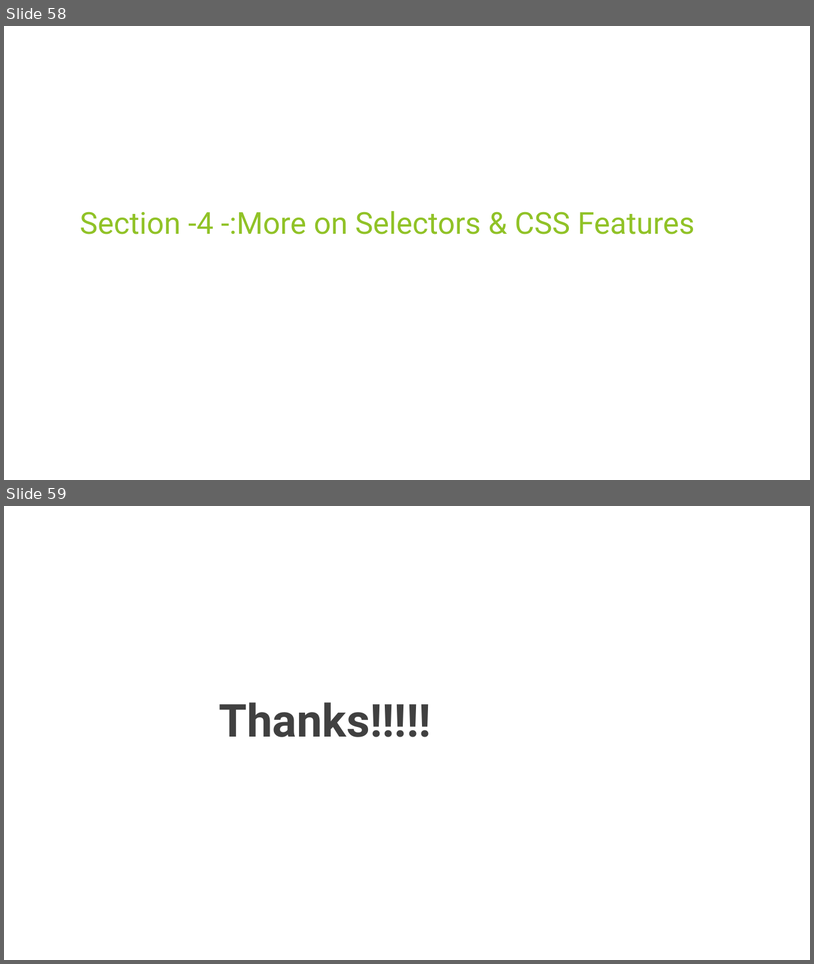
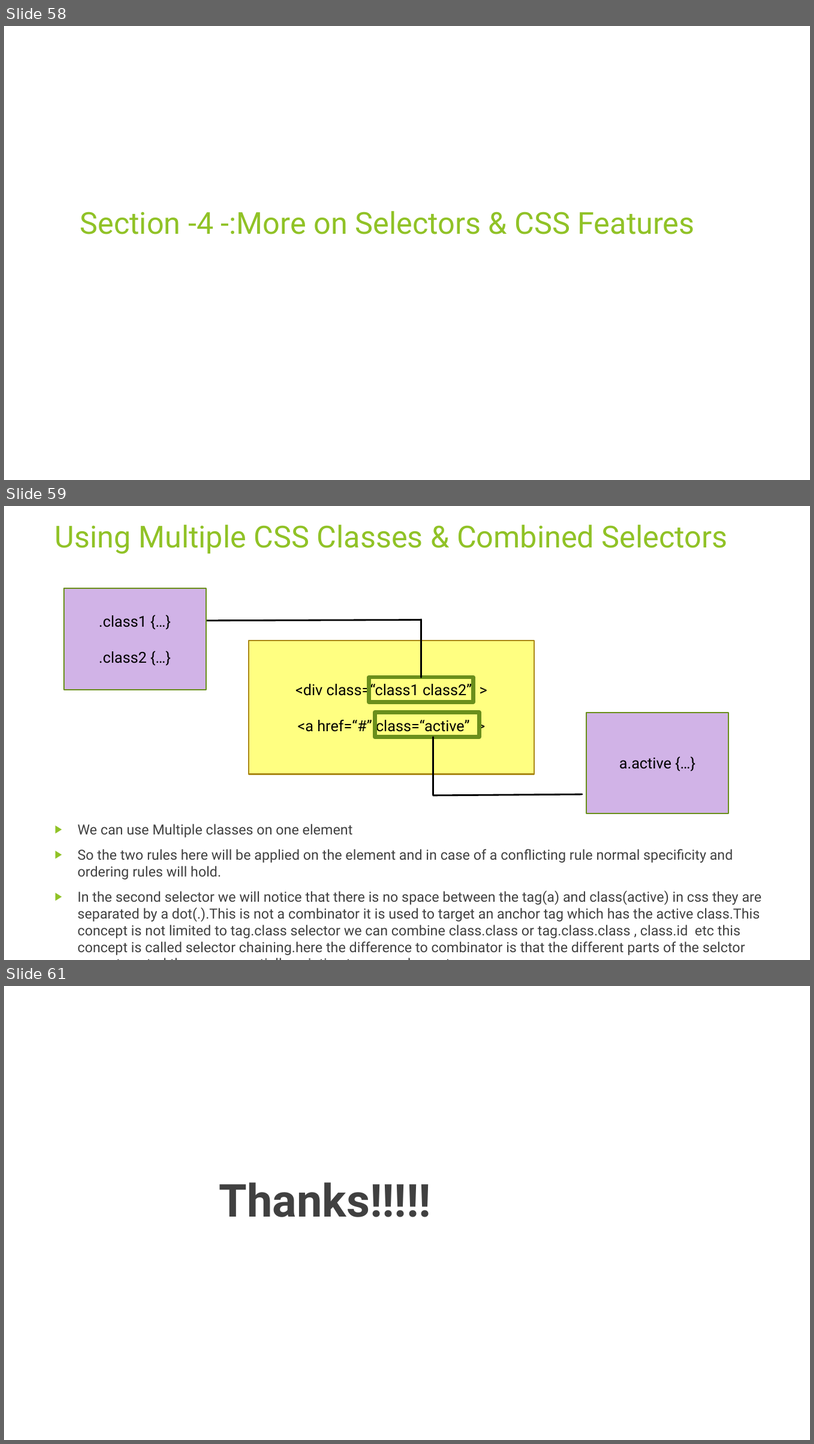
Before and after one commit to rudhrainfogain/CSS, a slide deck: PPT/Css-v4.pptx. Shown one above the other, each under a label of ours: slides 58 and 59 before the commit, slides 58, 59 and 61 after it; the slides between them are not shown. The pictures are 814x964 and 814x1444 pixels, drawn with LibreOffice and Linux fonts; fonts in the diff are those of the drawing. Boxes give left, top, right and bottom in pixels: in the first picture for what was removed or moved away, otherwise in the second. Text is boxed around its words. In the diff, an @@ line names an element or a change of style, - is before the commit and + after.

Commit message:
MultipleCssClassesAndCombinedSelector

```diff
--- a/PPT/Css-v4.pptx
+++ b/PPT/Css-v4.pptx
@@ slide 59 added at [4,506,810,960], background #FFFFFF @@
@@ title added at [55,525,728,554], 36 pt, text #90C226 @@
+Using Multiple CSS Classes & Combined Selectors
@@ rectangle added at [64,588,206,690], fill #D1B3E7, outline #6B901C 1.5 pt, 18 pt, text #000000 @@
+.class1 {…}
+.class2 {…}
@@ line added from (422, 620) to (206, 621), #000000 2 pt @@
@@ line added from (422, 677) to (422, 619), #000000 2 pt @@
@@ rectangle added at [249,641,535,774], fill #FFFF81, outline #AA8916 1.5 pt, 18 pt, text #000000 @@
+<div class=“class1 class2” >
+<a href=“#” class=“active” >
@@ rectangle added at [369,677,473,702], outline #6B901C 4.75 pt @@
@@ rectangle added at [375,712,479,737], outline #6B901C 4.75 pt @@
@@ rectangle added at [587,712,729,813], fill #D1B3E7, outline #6B901C 1.5 pt, 18 pt, text #000000 @@
+a.active {…}
@@ line added from (434, 795) to (434, 737), #000000 2 pt @@
@@ line added from (582, 794) to (434, 795), #000000 2 pt @@
@@ text added at [78,823,762,955], 16.6 pt, text #404040 @@
+▶ We can use Multiple classes on one element
+▶ So the two rules here will be applied on the element and in case of a conflicting rule normal specificity and ordering rules will hold.
+▶ In the second selector we will notice that there is no space between the tag(a) and class(active) in css they are separated by a dot(.).This is not a combinator it is used to target an anchor tag which has the active class.This concept is not limited to tag.class selector we can combine class.class or tag.class.class , class.id etc this concept is called selector chaining.here the difference to combinator is that the different parts of the selctor are not nested they are essentially pointing to same element
@@ what was slide 59 is now slide 61 @@
```
Also in this commit, not shown: 1 other slide added, 2 other files.
